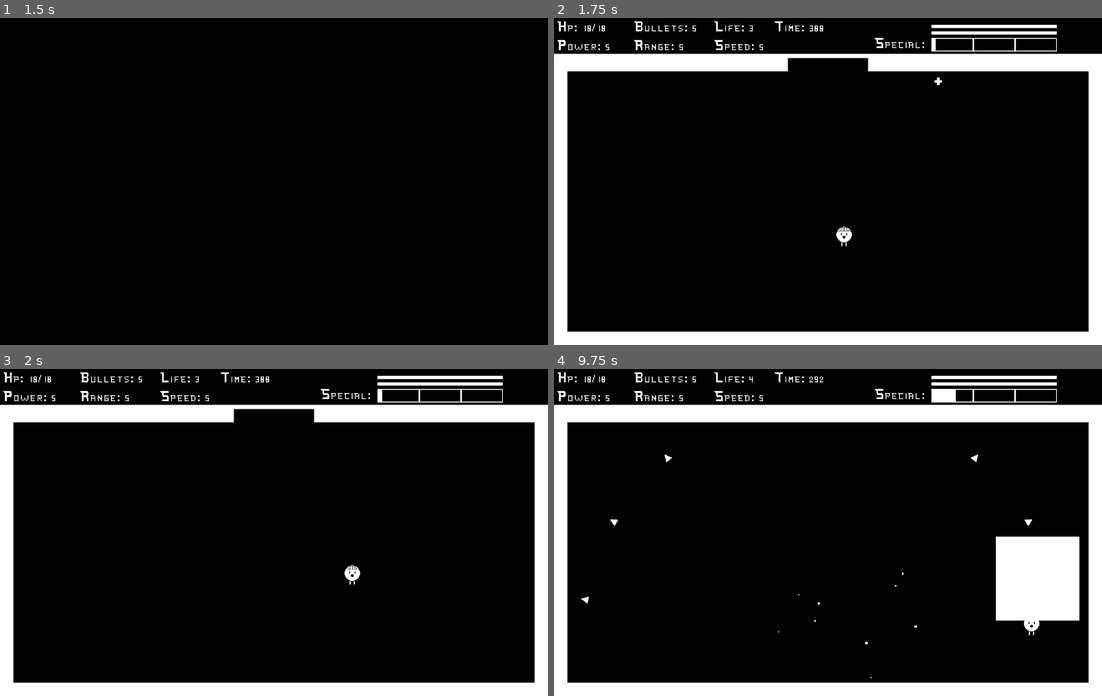
Above: before the commit, frames 1-4 (two rows, left to right).
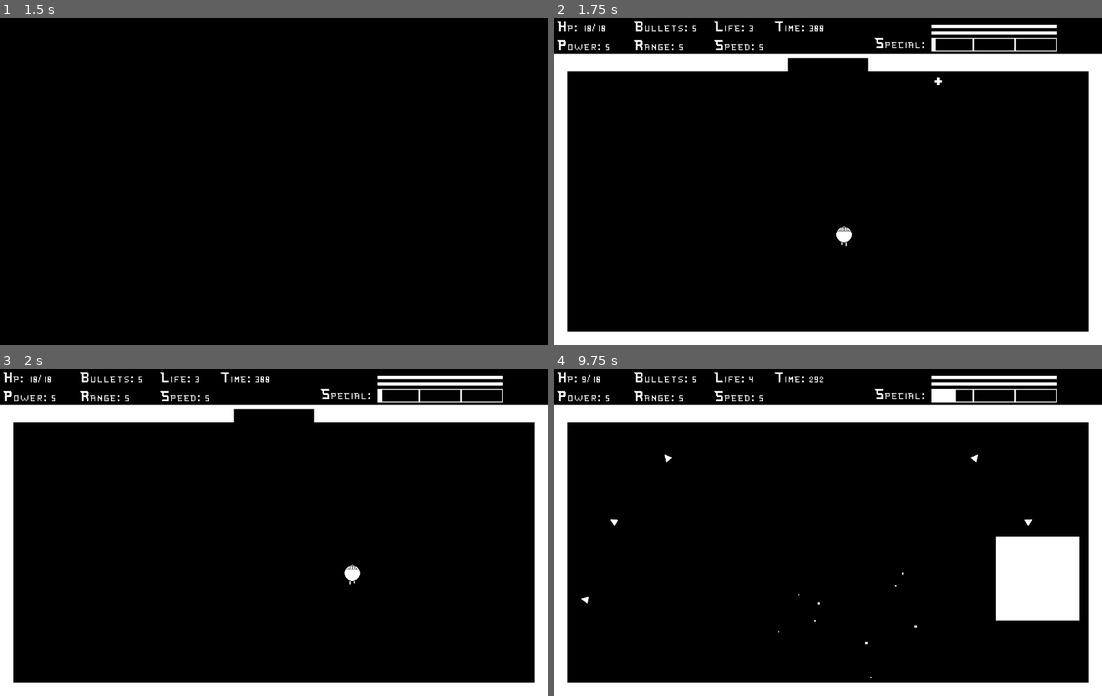
Above: after the commit, the same moments.

Repository: vitorjusto/Bit-Hero
Game: Godot game, scene res://Scenes/Main.tscn
The game is run twice, just before and just after one commit, with the same random seed, the same clock (stepped at 60 frames per second) and the same inputs.
Inputs (mouse positions are in pixels of both pictures, inside the frame that each line leads up to):
- Up to frame 1 (1.5 s): tap Enter at 0.5 s; move the mouse to (394, 165) at 0.52 s; hold Right (Right) from 0.53 s (still down); tap Up (Up) at 0.6, 0.77, 1.07 s; tap Space (Dash) at 1.25, 1.35 s; move the mouse to (164, 197) at 1.27 s
- Up to frame 2 (1.75 s): keep holding Right (Right); tap Up (Up) at 1.52, 1.55 s
- Up to frame 3 (2 s): keep holding Right (Right); tap Up (Up) at 1.82 s
- Up to frame 4 (9.75 s): move the mouse to (882, 460) at 2.02 s; release Right (Right) at 2.03 s; press the mouse at (882, 460) at 2.03 s; hold Left (Left) 2.03-2.78 s; tap Up (Up) at 2.3, 3.02, 3.05, 3.32, 3.6, 3.77, 4.07, 4.52, 4.55, 4.82, 5.3, 6.02, 6.05, 6.32, 6.6, 6.77, 7.07, 7.52, 7.55, 7.82, 8.3, 9.02, 9.05, 9.32, 9.6 s; move the mouse to (800, 597) at 2.77 s; release the mouse at (800, 597) at 2.78 s; hold Right (Right) 2.78-4.28 s; right-click (800, 597) at 2.85 s; move the mouse to (992, 581) at 3.52 s; move the mouse to (663, 483) at 4.27 s; hold Left (Left) 4.28-5.03 s; tap Space (Dash) at 4.35, 7.35 s; move the mouse to (855, 532) at 5.02 s; press the mouse at (855, 532) at 5.03 s; hold Right (Right) 5.03-5.78 s; move the mouse to (745, 450) at 5.77 s; release the mouse at (745, 450) at 5.78 s; hold Left (Left) 5.78-7.28 s; right-click (745, 450) at 5.85 s; move the mouse to (948, 516) at 6.52 s; tap Enter at 7.25 s; move the mouse to (718, 548) at 7.27 s; hold Right (Right) 7.28-9.53 s; move the mouse to (882, 460) at 8.02 s; press the mouse at (882, 460) at 8.03 s; move the mouse to (800, 597) at 8.77 s; release the mouse at (800, 597) at 8.78 s; right-click (800, 597) at 8.85 s; move the mouse to (992, 581) at 9.52 s; hold Left (Left) from 9.53 s (still down)

Frame 1 is identical in both runs. In frame 2, less than 0.1% of the frame differs, in the area x 52-54%, y 65-70%; in frame 3, less than 0.1%; in frame 4, 0.1%, in the area x 5-89%, y 1-82%.

Commit message:
create player animations

Diff:
--- a/Scenes/Player/Player.tscn
+++ b/Scenes/Player/Player.tscn
@@ -65,7 +65,7 @@
 }],
 "loop": true,
 "name": &"IdleDown",
-"speed": 5.0
+"speed": 10.0
 }, {
 "frames": [{
 "duration": 1.0,
@@ -155,7 +155,6 @@
 
 [node name="CollisionShape2D" type="CollisionShape2D" parent="HurtBox"]
 shape = SubResource("CircleShape2D_ude3g")
-disabled = true
 
 [node name="AnimatedSprite2D" type="AnimatedSprite2D" parent="."]
 sprite_frames = SubResource("SpriteFrames_spxdj")
--- a/Scripts/Player/player.gd
+++ b/Scripts/Player/player.gd
@@ -10,6 +10,10 @@
 @onready var particleManager : ParticleManager = get_tree().root.get_node("/root/Main/ParticleManager")
 @onready var col: CollisionShape2D = get_node("CollisionShape2D")
 @onready var aniSprite: AnimatedSprite2D = get_node("AnimatedSprite2D")
+
+enum EFACINGDIRECTION {UP, DOWN, LEFT, RIGHT}
+
+var facingDirection = EFACINGDIRECTION.DOWN
 
 var life = 3
 var lifeBar = 0
@@ -41,6 +45,8 @@
 
 		velocity = currentInput * currentSpeed
 
+	HandleAnimations()
+
 	if allowMove:
 		move_and_slide()
 
@@ -54,6 +60,27 @@
 
 	hud.UpdateHp(hpBar)
 	hud.UpdateLife(life, lifeBar, maxLifeBar)
+
+func HandleAnimations():
+	if Input.is_action_just_pressed("Up"):
+		facingDirection = EFACINGDIRECTION.UP
+	elif Input.is_action_just_pressed("Down"):
+		facingDirection = EFACINGDIRECTION.DOWN
+	elif Input.is_action_just_pressed("Left"):
+		facingDirection = EFACINGDIRECTION.LEFT
+	elif Input.is_action_just_pressed("Right"):
+		facingDirection = EFACINGDIRECTION.RIGHT
+
+	var isIdling = Input.get_vector("Left", "Right", "Up", "Down") == Vector2.ZERO
+
+	if facingDirection == EFACINGDIRECTION.UP:
+		aniSprite.play("IdleUp" if isIdling else "WalkingUp")
+	elif facingDirection == EFACINGDIRECTION.DOWN:
+		aniSprite.play("IdleDown" if isIdling else "WalkingDown")
+	elif facingDirection == EFACINGDIRECTION.LEFT:
+		aniSprite.play("IdleLeft" if isIdling else "WalkingLeft")
+	elif facingDirection == EFACINGDIRECTION.RIGHT:
+		aniSprite.play("IdleRight" if isIdling else "WalkingRight")
 
 func addLifeBar():
 	if life == 9:
--- a/Scripts/main.gd
+++ b/Scripts/main.gd
@@ -109,6 +109,7 @@
 	blackScreen.visible = true
 	blackScreenTimer = 120
 	player.position = Vector2(640.0, 520.0)
+	player.facingDirection = Player.EFACINGDIRECTION.DOWN
 
 	enemiesProj.disableAllProjectiles()
 	ClearLevels()
Binary file changed: Assets/Sprites/Player/Player.png
